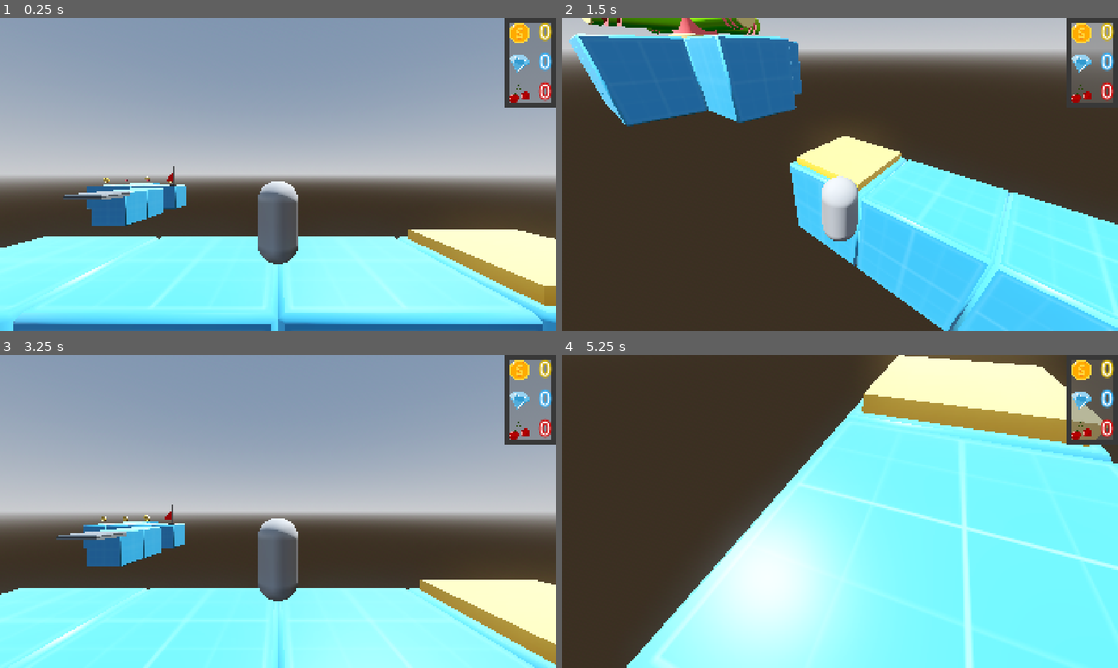
Above: before the commit, frames 1-4 (two rows, left to right).
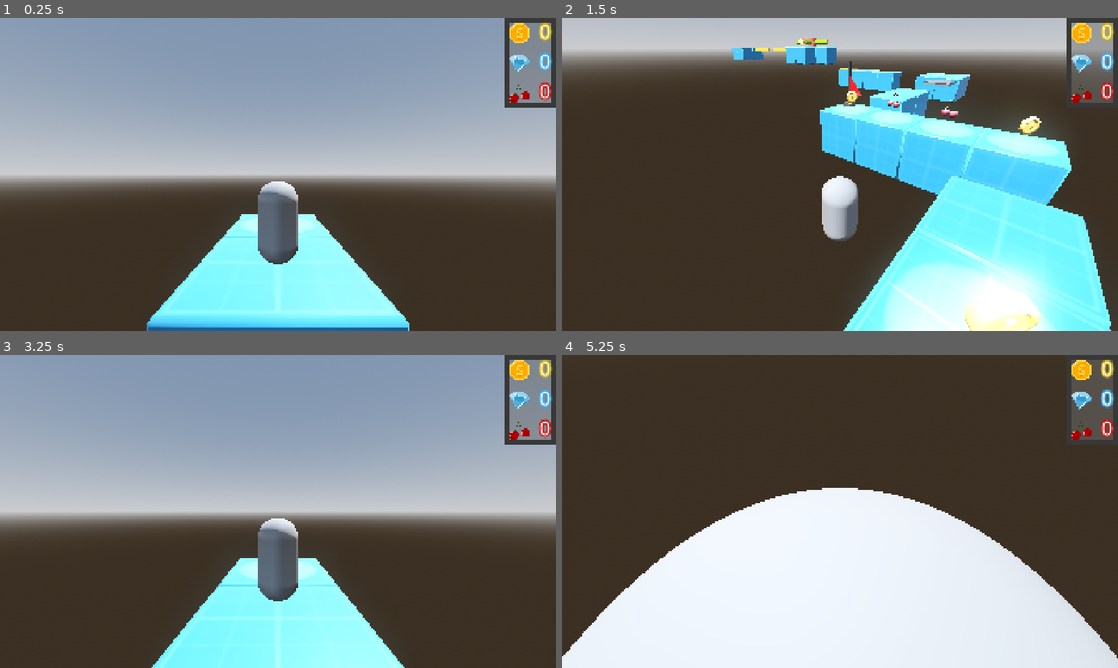
Above: after the commit, the same moments.

Repository: AbsoluteZer0527/My-first-3D-Godot-game
Game: Godot game, scene res://Scenes/game_scene.tscn
Same seed, same stepped clock (60 frames per second), same inputs: the game is played once before the commit and once after it.
Inputs (mouse positions are in pixels of both pictures, inside the frame that each line leads up to):
- Up to frame 1 (0.25 s): no input
- Up to frame 2 (1.5 s): tap Enter (ui_accept) at 0.5, 0.77 s; move the mouse to (867, 174) at 0.52 s; hold W (forward) 0.53-1.28 s; tap Tab at 0.6, 1.35 s; move the mouse to (728, 190) at 1.27 s; hold S (backward) from 1.28 s (still down)
- Up to frame 3 (3.25 s): tap Enter (ui_accept) at 1.52, 2.75, 3.02 s; move the mouse to (289, 505) at 2.02 s; release S (backward) at 2.03 s; hold W (forward) from 2.03 s (still down); tap Tab at 2.1, 2.85 s; move the mouse to (250, 574) at 2.77 s
- Up to frame 4 (5.25 s): move the mouse to (878, 514) at 3.52 s; tap Tab at 3.6, 4.35, 5.1 s; tap Enter (ui_accept) at 3.77, 4.52 s; move the mouse to (673, 464) at 4.27 s; release W (forward) at 4.28 s; hold A (left) 4.28-5.03 s; move the mouse to (845, 511) at 5.02 s; hold W (forward) from 5.03 s (still down)

The runs differ from the first frame. In frame 1, 24% of the frame differs, in the area x 0-100%, y 47-100%; in frame 2, 39%; in frame 3, 21%; in frame 4, 63%, in the area x 0-100%, y 0-100%.

Commit message:
Once player enter in check point collider, it should trigger animation

Diff:
--- a/First-3D/new-game-project/Scenes/game_scene.tscn
+++ b/First-3D/new-game-project/Scenes/game_scene.tscn
@@ -14,6 +14,7 @@
 [ext_resource type="PackedScene" uid="uid://cxf6jdceg48n4" path="res://Assets/Models/obstacle.glb" id="12_4xiap"]
 [ext_resource type="Texture2D" uid="uid://dex0stevxc04f" path="res://Assets/Textures/rainbow_texture.png" id="13_wywco"]
 [ext_resource type="PackedScene" uid="uid://82xd6fhjrcus" path="res://Assets/Models/Primitive_Beam.gltf" id="14_ldntv"]
+[ext_resource type="Script" uid="uid://m1t0vw10y2w0" path="res://Scripts/checkpoint.gd" id="15_a7fet"]
 [ext_resource type="PackedScene" uid="uid://do5jcae0t2yp0" path="res://Assets/Models/checkpoint.glb" id="15_w8jfd"]
 
 [sub_resource type="ProceduralSkyMaterial" id="ProceduralSkyMaterial_oqyrl"]
@@ -156,9 +157,6 @@
 &"rotate": SubResource("Animation_a7fet")
 }
 
-[sub_resource type="StandardMaterial3D" id="StandardMaterial3D_a7fet"]
-albedo_color = Color(1, 0, 0, 1)
-
 [sub_resource type="Animation" id="Animation_gtbs0"]
 resource_name = "Flag"
 tracks/0/type = "value"
@@ -219,6 +217,12 @@
 &"RESET": SubResource("Animation_np3vi")
 }
 
+[sub_resource type="StandardMaterial3D" id="StandardMaterial3D_a7fet"]
+albedo_color = Color(1, 0, 0, 1)
+
+[sub_resource type="BoxShape3D" id="BoxShape3D_8m72m"]
+size = Vector3(3, 4, 3)
+
 [node name="GameScene" type="Node3D"]
 
 [node name="WorldEnvironment" type="WorldEnvironment" parent="."]
@@ -230,7 +234,7 @@
 directional_shadow_max_distance = 1.0
 
 [node name="Player" parent="." instance=ExtResource("1_x87qo")]
-transform = Transform3D(1, 0, 0, 0, 1, 0, 0, 0, 1, 32, 5.233398, 45)
+transform = Transform3D(1, 0, 0, 0, 1, 0, 0, 0, 1, 0, 5.233398, 4)
 speed = 7.0
 
 [node name="Ground" type="Node3D" parent="."]
@@ -532,19 +536,26 @@
 
 [node name="Checkpoint" type="Area3D" parent="."]
 transform = Transform3D(-1, 0, -8.742278e-08, 0, 1, 0, 8.742278e-08, 0, -1, 13, 4, 13)
+script = ExtResource("15_a7fet")
+
+[node name="AnimationPlayer" type="AnimationPlayer" parent="Checkpoint"]
+root_node = NodePath("../checkpoint")
+libraries = {
+&"": SubResource("AnimationLibrary_mipjh")
+}
 
 [node name="checkpoint" parent="Checkpoint" instance=ExtResource("15_w8jfd")]
 
 [node name="Flag" parent="Checkpoint/checkpoint" index="0"]
 surface_material_override/0 = SubResource("StandardMaterial3D_a7fet")
 
-[node name="AnimationPlayer" type="AnimationPlayer" parent="Checkpoint/checkpoint"]
-libraries = {
-&"": SubResource("AnimationLibrary_mipjh")
-}
+[node name="CollisionShape3D" type="CollisionShape3D" parent="Checkpoint"]
+transform = Transform3D(1, 0, 0, 0, 1, 0, 0, 0, 1, 1, 1.5, 1)
+shape = SubResource("BoxShape3D_8m72m")
 
 [connection signal="body_entered" from="DeathZone" to="GameManager" method="respawn_player"]
 [connection signal="body_entered" from="JumpPad" to="JumpPad" method="_on_body_entered"]
+[connection signal="body_entered" from="Checkpoint" to="Checkpoint" method="_on_body_entered"]
 
 [editable path="obstacle"]
 [editable path="Checkpoint/checkpoint"]
--- /dev/null
+++ b/First-3D/new-game-project/Scripts/checkpoint.gd
@@ -0,0 +1,16 @@
+extends Area3D
+
+
+# Called when the node enters the scene tree for the first time.
+func _ready() -> void:
+	pass # Replace with function body.
+
+
+# Called every frame. 'delta' is the elapsed time since the previous frame.
+func _process(delta: float) -> void:
+	pass
+
+
+func _on_body_entered(body: Node3D) -> void:
+	if body is CharacterBody3D:
+		$AnimationPlayer.play('Flag')
Not shown: 1 places in First-3D/new-game-project/Scenes/game_scene.tscn that only renumber resources
Not shown, added: First-3D/new-game-project/Scripts/checkpoint.gd.uid
